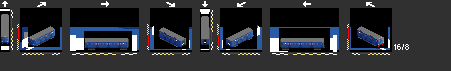
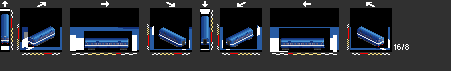
Layered file, before and after one edit (451×71). Changes by layer:
added layer "SL_2" above "SL_1" over (1, 33, 384, 46)
hid "SJ", painted on it over (1, 14, 384, 45)
